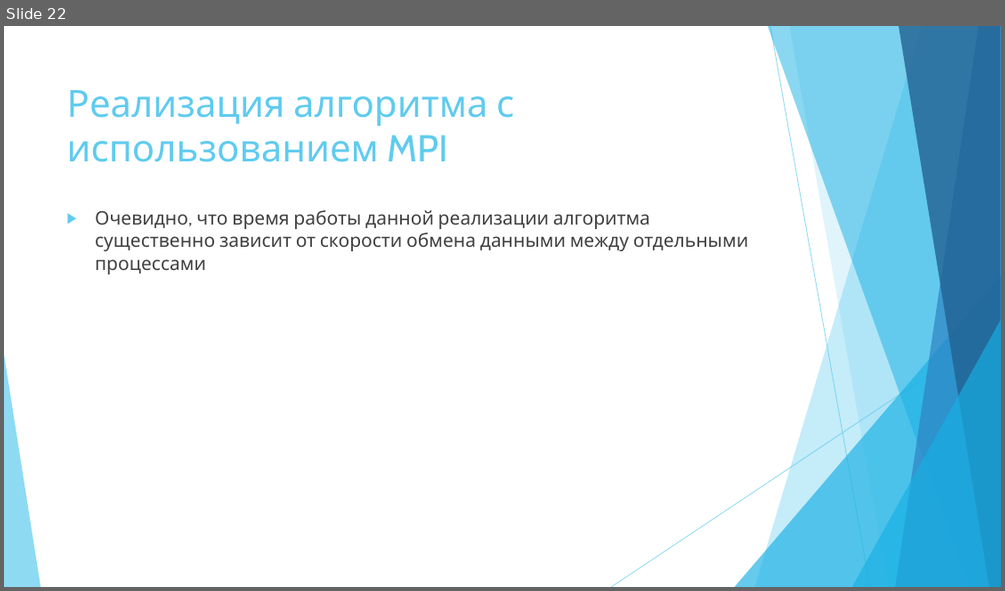
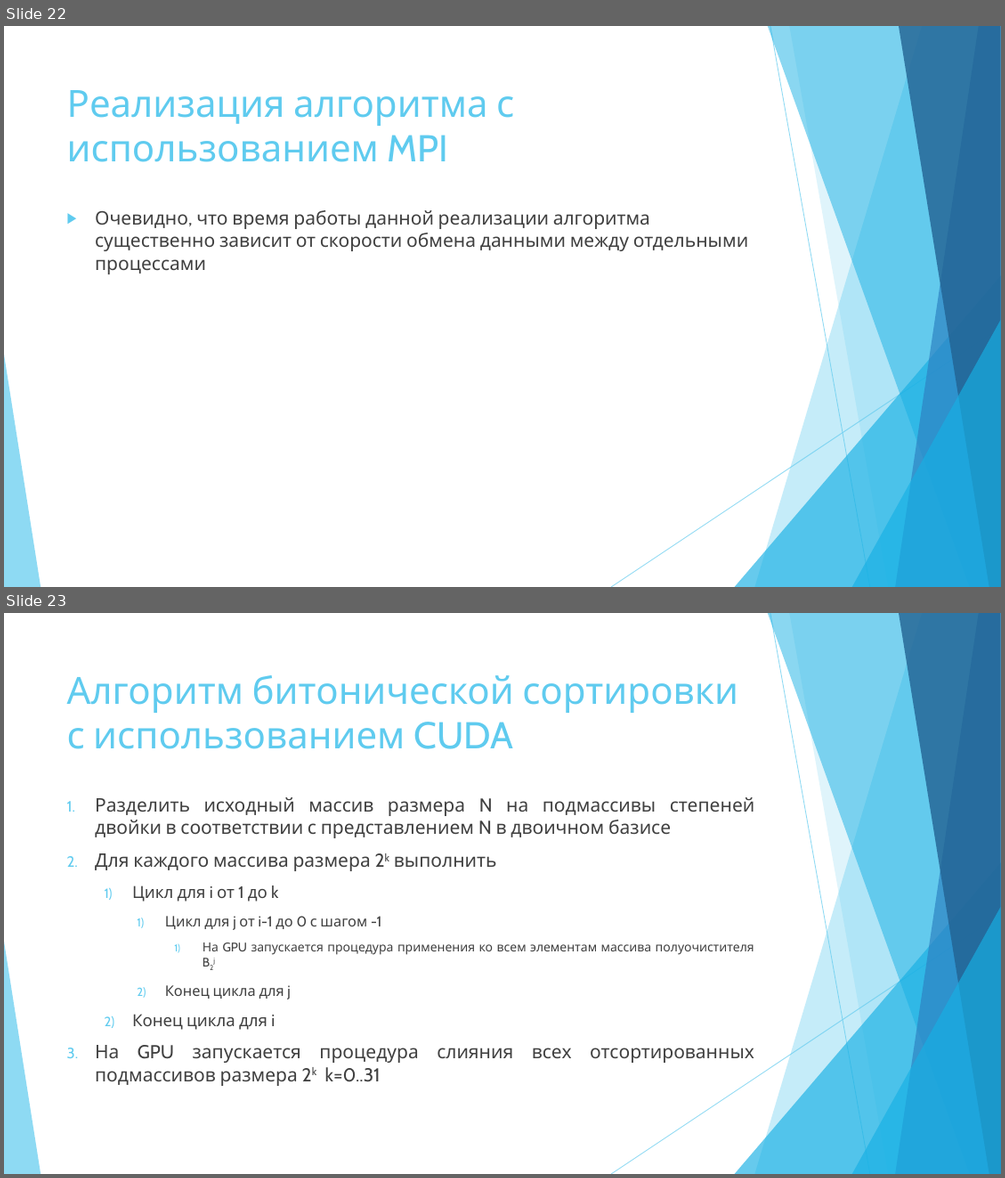
Before and after one commit to dprotopopov/ParallelSorting, a slide deck: Битоническая сортировка.pptx. Shown one above the other, each under a label of ours: slide 22 before the commit, slides 22 and 23 after it. The pictures are 1005x591 and 1005x1178 pixels, drawn with LibreOffice and Linux fonts; fonts in the diff are those of the drawing. Boxes give left, top, right and bottom in pixels: in the first picture for what was removed or moved away, otherwise in the second. Text is boxed around its words. In the diff, an @@ line names an element or a change of style, - is before the commit and + after.

Commit message:
> У вас получились уже алгоритмы сортировки описать поэтапно?

```diff
--- a/Битоническая сортировка.pptx
+++ b/Битоническая сортировка.pptx
@@ slide 23 added at (4,613,1001,1174), background #FFFFFF; not listed: 10 template elements that a slide beside it also shows @@
@@ title added at (67,675,738,749), 36 pt, text #5FCBEF @@
+Алгоритм битонической сортировки с использованием CUDA
@@ text added at (95,797,755,1086), 18 pt, text #404040 @@
+1. Разделить исходный массив размера N на подмассивы степеней двойки в соответствии с представлением N в двоичном базисе
+2. Для каждого массива размера 2k выполнить
+  1) Цикл для i от 1 до k
+    1) Цикл для j от i-1 до 0 с шагом -1
+      1) На GPU запускается процедура применения ко всем элементам массива полуочистителя B2j
+    2) Конец цикла для j
+  2) Конец цикла для i
+3. На GPU запускается процедура слияния всех отсортированных подмассивов размера 2k k=0..31
```
Also in this commit, not shown: 1 slide changed, 1 other slide added, 4 other files.
